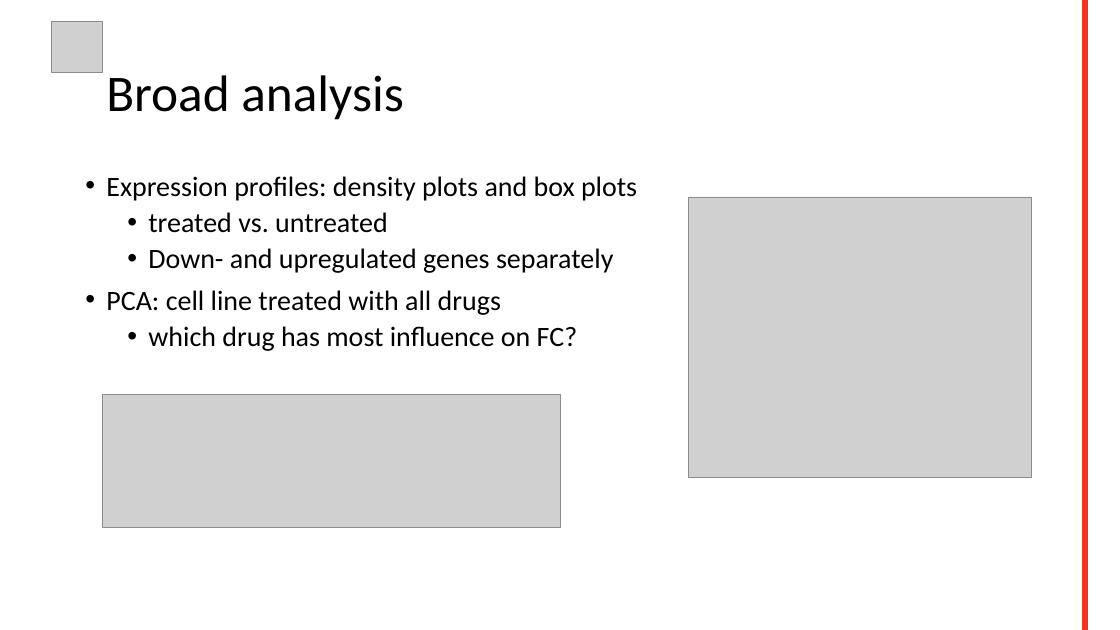
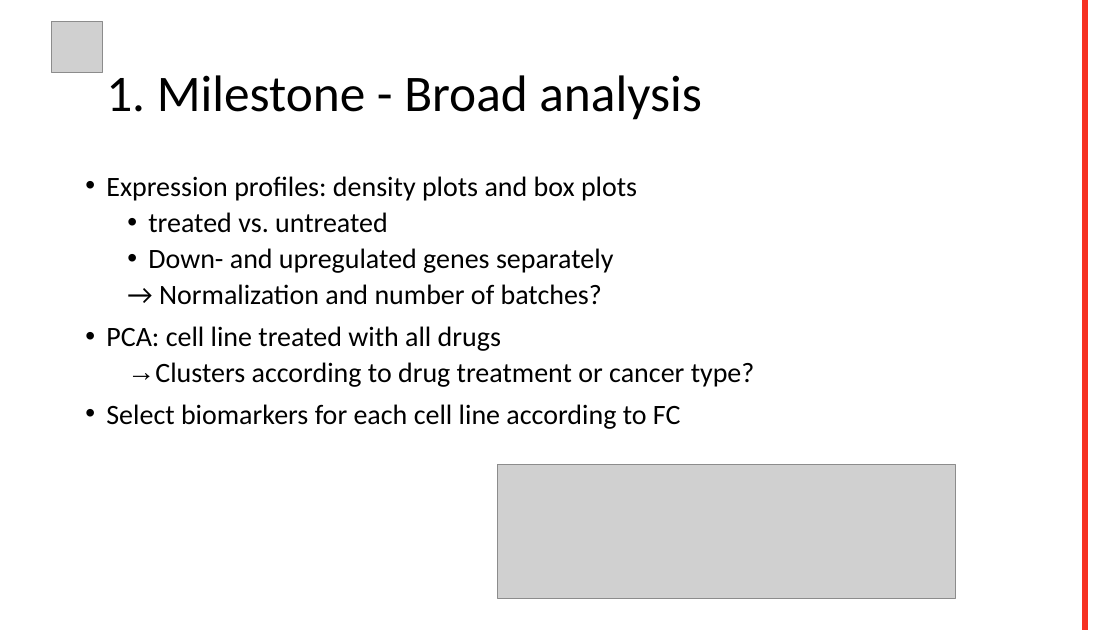
Before and after one commit to datascience-mobi/group-04-project-2-4, a slide deck: slide 4 of Project proposal.pptx (slide 3 before the commit). Drawn at 1120x630 pixels with LibreOffice and Linux fonts; fonts in the diff are those of the drawing; grey boxes stand for pictures; background and template pictures are left out. Boxes give left, top, right and bottom in pixels: in the first picture for what was removed or moved away, otherwise in the second. Text is boxed around its words. In the diff, an @@ line names an element or a change of style, - is before the commit and + after.

Commit message:
Update milestones

```diff
--- a/Project proposal.pptx
+++ b/Project proposal.pptx
@@ title at [106,75,702,120]: text changed @@
-Broad analysis
+1. Milestone - Broad analysis
@@ picture removed at [689,197,1032,478] @@
@@ text at [159,284,602,305]: paragraph added @@
+  → Normalization and number of batches?
@@ text at [106,362,755,429]: text changed @@
-  • which drug has most influence on FC?
+  → Clusters according to drug treatment or cancer type?
+• Select biomarkers for each cell line according to FC
@@ picture: place and size @@
-picture at [103,395,560,528]
+picture at [498,465,956,598]
```
Also in this commit, not shown: 3 other slides changed, 2 slides added.
